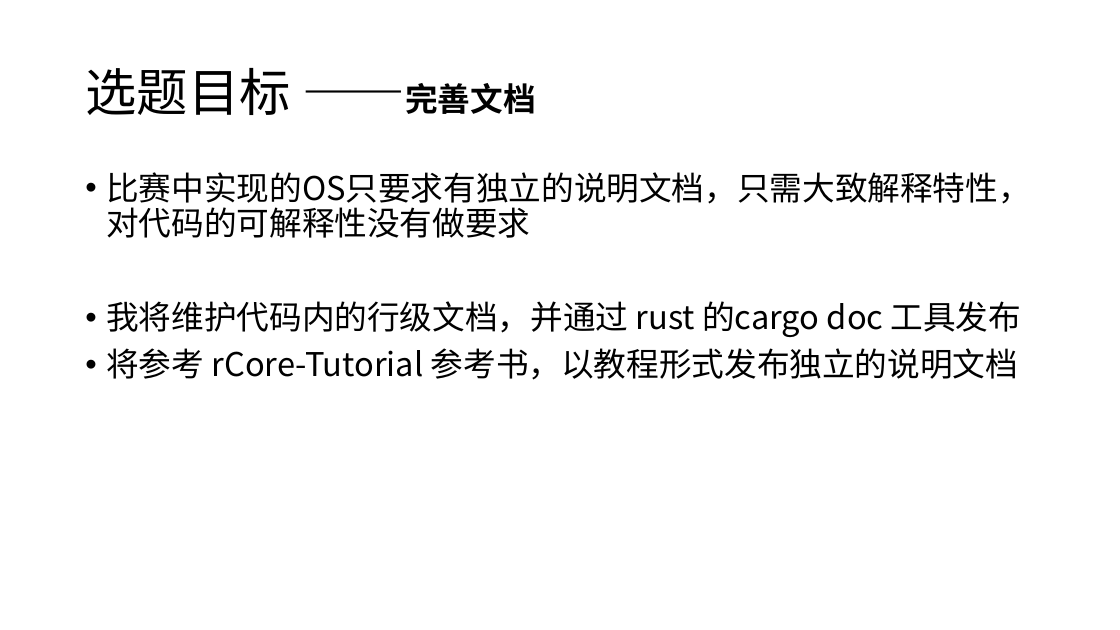
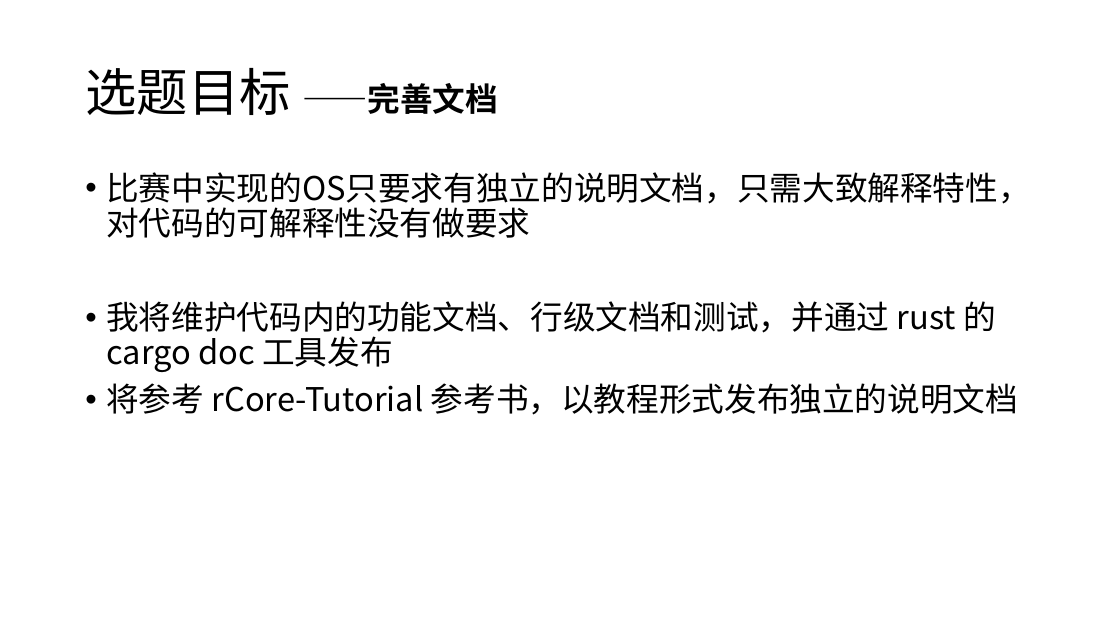
Before and after one commit to scPointer/maturin, a slide deck: slide 10 of repo/20230105.pptx. Drawn at 1120x630 pixels with LibreOffice and Linux fonts; fonts in the diff are those of the drawing. Boxes give left, top, right and bottom in pixels: in the first picture for what was removed or moved away, otherwise in the second. Text is boxed around its words. In the diff, an @@ line names an element or a change of style, - is before the commit and + after.

```diff
--- a/repo/20230105.pptx
+++ b/repo/20230105.pptx
@@ title "选题目标 ——完善文档" at (85,68,498,115): size 44 to 28 pt, bold on in "——完善文档" @@
@@ text at (106,301,996,372): text changed @@
-• 我将维护代码内的行级文档，并通过 rust 的cargo doc 工具发布
+• 我将维护代码内的功能文档、行级文档和测试，并通过 rust 的cargo doc 工具发布
```
Also in this commit, not shown: 11 other slides changed, 1 slide added, 1 other file.
